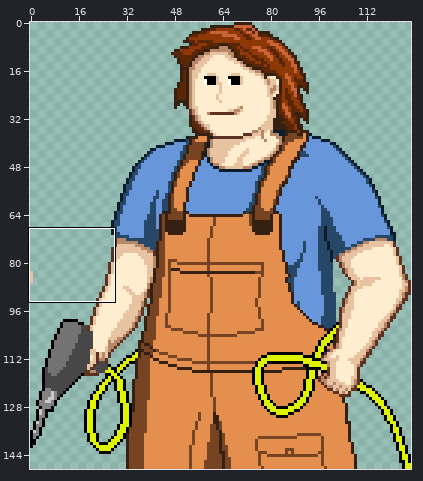
Sprite sheet -- res/co/Tech.png. The first picture is a wide view before the edit; the outline marks the close-up.
Close-up. Before:
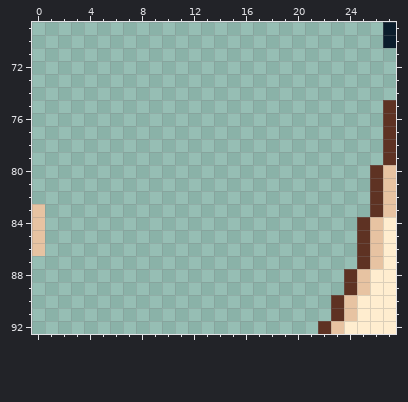
The file is 127x149 pixels. Shown: x 0..27, y 69..92. The commit also changed other parts of the picture, which this record leaves out.
Once edited:
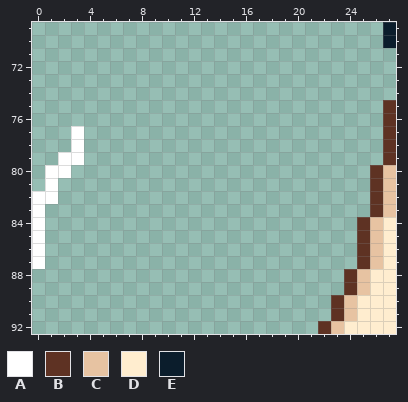
Palette (. is transparent): A #ffffff  B #5e3223  C #e7c3a2  D #ffedcf  E #0b1d2c
The exact change:
Changed rows in their new state; - is an unchanged pixel.
first column x 0:
77 ---A
78 ---A
79 --AA
80 -AA-
81 -A--
82 AA--
83 A---
84 A---
85 A---
86 A---
87 A---
